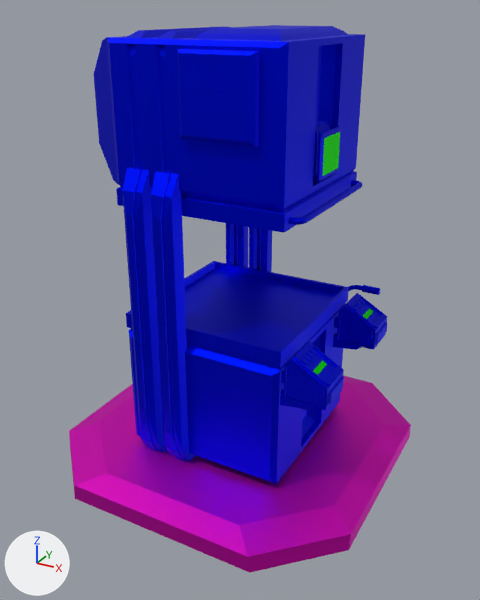
The FBX model Assets/SIMULATION/Prefabs/plancha/plancha bueno.fbx, before and after one commit.
Before and after are seen from a 50 mm camera at (3.56, -6.54, 3.35) aimed at (0.08, -0.2, 0.18). Lighting does not change. The marker at lower left points along +X, +Y and +Z. Where no turn or scale is listed for an object, it has been applied to the vertices.

Before the edit, the objects in view are built like this:
```python
me_cuerpo = bpy.data.meshes.new('cuerpo')
me_cuerpo.from_pydata(...)  # 24 vertices, 36 faces; spans x 0.914..1.022, y 0.139..0.42, z 2.091..2.266
me_cuerpo.materials.append(mat_material_001)  # blue #0012e7
me_cuerpo_001 = bpy.data.meshes.new('cuerpo.001')
me_cuerpo_001.from_pydata(...)  # 24 vertices, 38 faces; spans x -1.96..1.96, y -1.7..2.21, z -1.79..-1.51
me_cuerpo_001.materials.append(mat_material_003)  # pink #e717c8
me_cuerpo_004 = bpy.data.meshes.new('cuerpo.004')
me_cuerpo_004.from_pydata(...)  # 520 vertices, 1024 faces; spans x -0.8..-0.16, y -0.94..1.5, z -1.53..2.0
me_cuerpo_004.materials.append(mat_material_001)  # blue #0012e7
me_cuerpo_006 = bpy.data.meshes.new('cuerpo.006')
me_cuerpo_006.from_pydata(...)  # 2678 vertices, 5300 faces; spans x -1.19..1.52, y -1.12..1.05, z -2.52..0.77
# faces by material slot: [5282, 18]
me_cuerpo_006.materials.append(mat_material_001)  # blue #0012e7
me_cuerpo_006.materials.append(mat_material_002)  # green #14e700
ob_cuerpo = bpy.data.objects.new('cuerpo', me_cuerpo)
ob_cuerpo.location = (0.0, -0.28, -0.17)
ob_cuerpo_001 = bpy.data.objects.new('cuerpo.001', me_cuerpo_001)
ob_cuerpo_001.location = (0.0, -0.28, -0.17)
ob_cuerpo_004 = bpy.data.objects.new('cuerpo.004', me_cuerpo_004)
ob_cuerpo_004.location = (0.0, -0.28, -0.17)
ob_cuerpo_006 = bpy.data.objects.new('cuerpo.006', me_cuerpo_006)
ob_cuerpo_006.location = (-0.14, -0.01, 2.4)
# also in view: 'cuerpo.002' at (0.28, 0.14, -0.8)
```
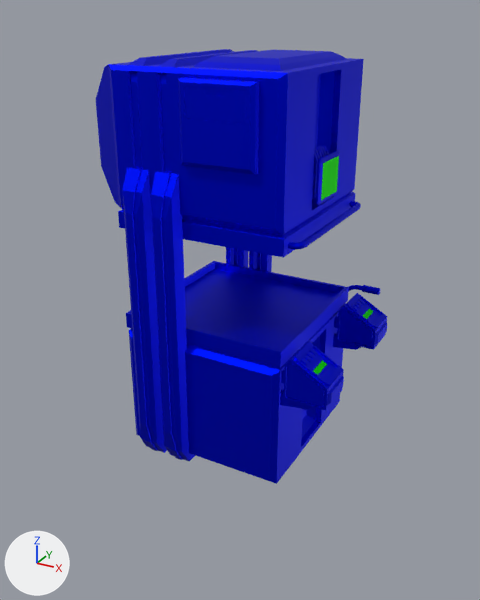
The change, as JSON lines over the scene's bpy script:
```json
{"op": "remove", "block": "ob_cuerpo_001", "code": ["ob_cuerpo_001 = bpy.data.objects.new('cuerpo.001', me_cuerpo_001)", "ob_cuerpo_001.location = (0.0, -0.28, -0.17)"]}
{"op": "remove", "block": "ob_cuerpo", "code": ["ob_cuerpo = bpy.data.objects.new('cuerpo', me_cuerpo)", "ob_cuerpo.location = (0.0, -0.28, -0.17)"]}
{"op": "set", "path": "ob_cuerpo_006.location", "old": "(-0.14, -0.01, 2.4)", "new": "(-0.14, -0.01, 2.15)"}
```

Changed parts and their boxes [x1, y1, x2, y2] in the pictures (480 x 600 px):
```json
{"object": "cuerpo.006", "change": "moved", "before": [94, 25, 373, 374], "after": [96, 49, 364, 258]}
{"object": "cuerpo.001", "change": "deleted", "before": [69, 376, 411, 573], "on screen": "pink"}
```
